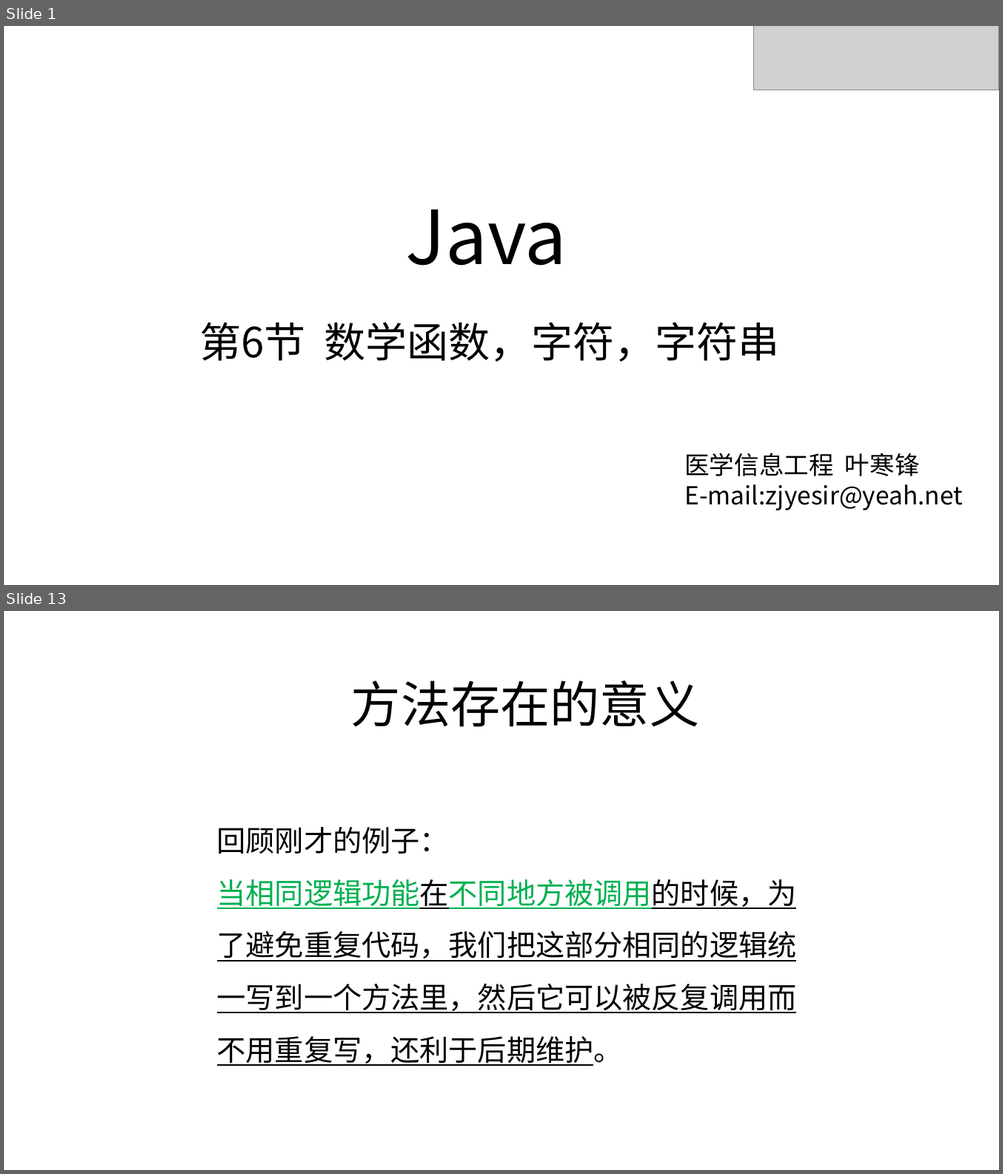
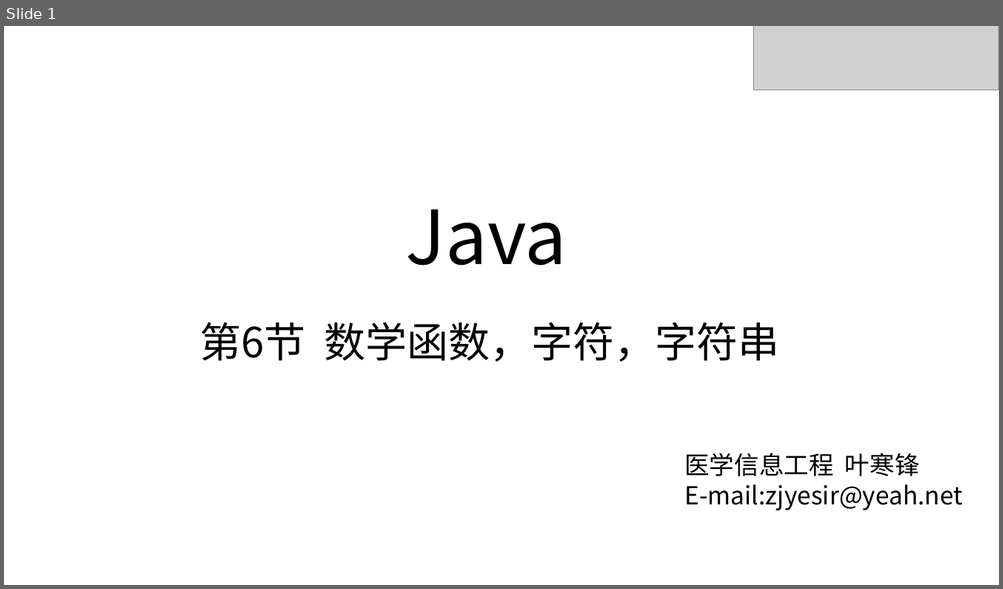
Before and after one commit to zjyesir/hmc_java_1, a slide deck: ppt/3 串.pptx. Shown one above the other, each under a label of ours: slides 1 and 13 before the commit, slide 1 after it; the slides between them are not shown. The pictures are 1003x1174 and 1003x589 pixels, drawn with LibreOffice and Linux fonts; fonts in the diff are those of the drawing; grey boxes stand for pictures; background and template pictures are left out. Boxes give left, top, right and bottom in pixels: in the first picture for what was removed or moved away, otherwise in the second. Text is boxed around its words. In the diff, an @@ line names an element or a change of style, - is before the commit and + after.

```diff
--- a/ppt/3 串.pptx
+++ b/ppt/3 串.pptx
@@ slide 13 removed at (4,611,999,1170), background picture (left out) @@
@@ text removed at (351,681,699,727) @@
-方法存在的意义
@@ text removed at (217,827,797,1066) @@
-回顾刚才的例子：
-当相同逻辑功能在不同地方被调用的时候，为了避免重复代码，我们把这部分相同的逻辑统一写到一个方法里，然后它可以被反复调用而不用重复写，还利于后期维护。
```
Also in this commit, not shown: 5 slides changed, 5 slides added, 21 other slides removed, 2 other files.
